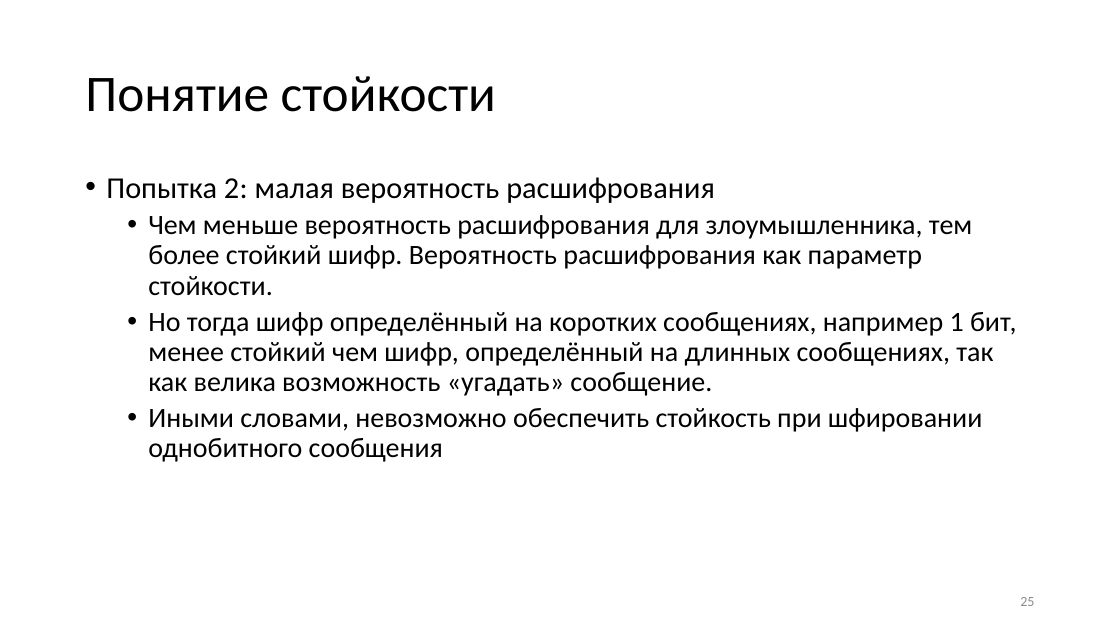
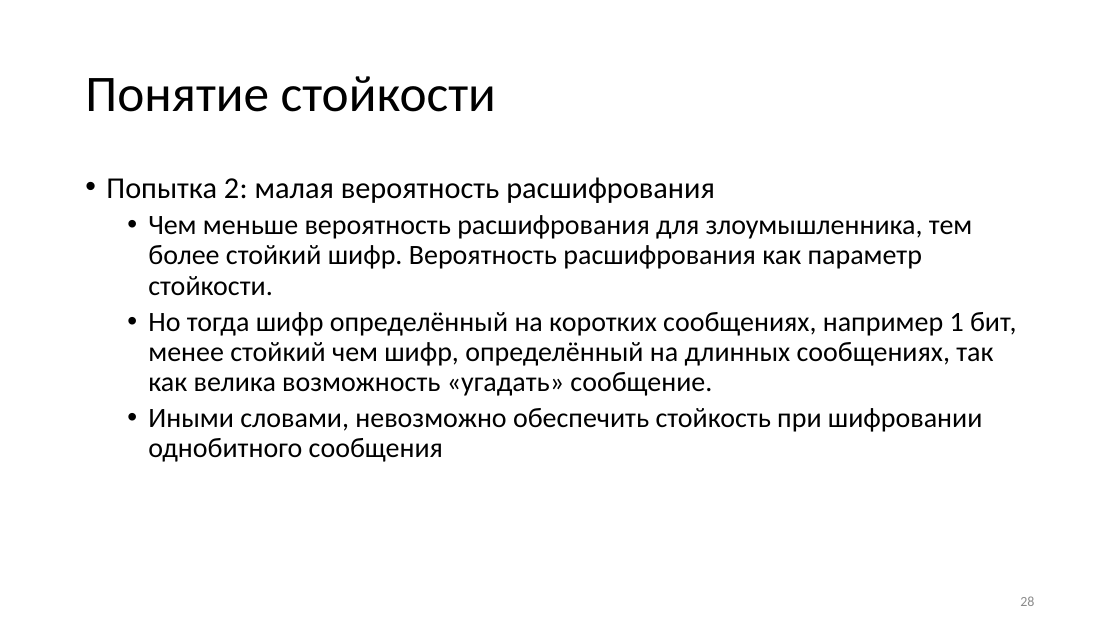
Before and after one commit to CryptoCourse/CryptoLectures, a slide deck: slide 28 of Lectures/Lecture1.pptx (slide 25 before the commit). Drawn at 1120x630 pixels with LibreOffice and Linux fonts; fonts in the diff are those of the drawing. Boxes give left, top, right and bottom in pixels: in the first picture for what was removed or moved away, otherwise in the second. Text is boxed around its words. In the diff, an @@ line names an element or a change of style, - is before the commit and + after.

```diff
--- a/Lectures/Lecture1.pptx
+++ b/Lectures/Lecture1.pptx
@@ text at (148,408,982,462): text changed @@
-  • Иными словами, невозможно обеспечить стойкость при шфировании однобитного сообщения
+  • Иными словами, невозможно обеспечить стойкость при шифровании однобитного сообщения
@@ page number at (1020,596,1034,606): text changed @@
-25
+28
```
Also in this commit, not shown: 5 other slides changed, 4 slides added.
